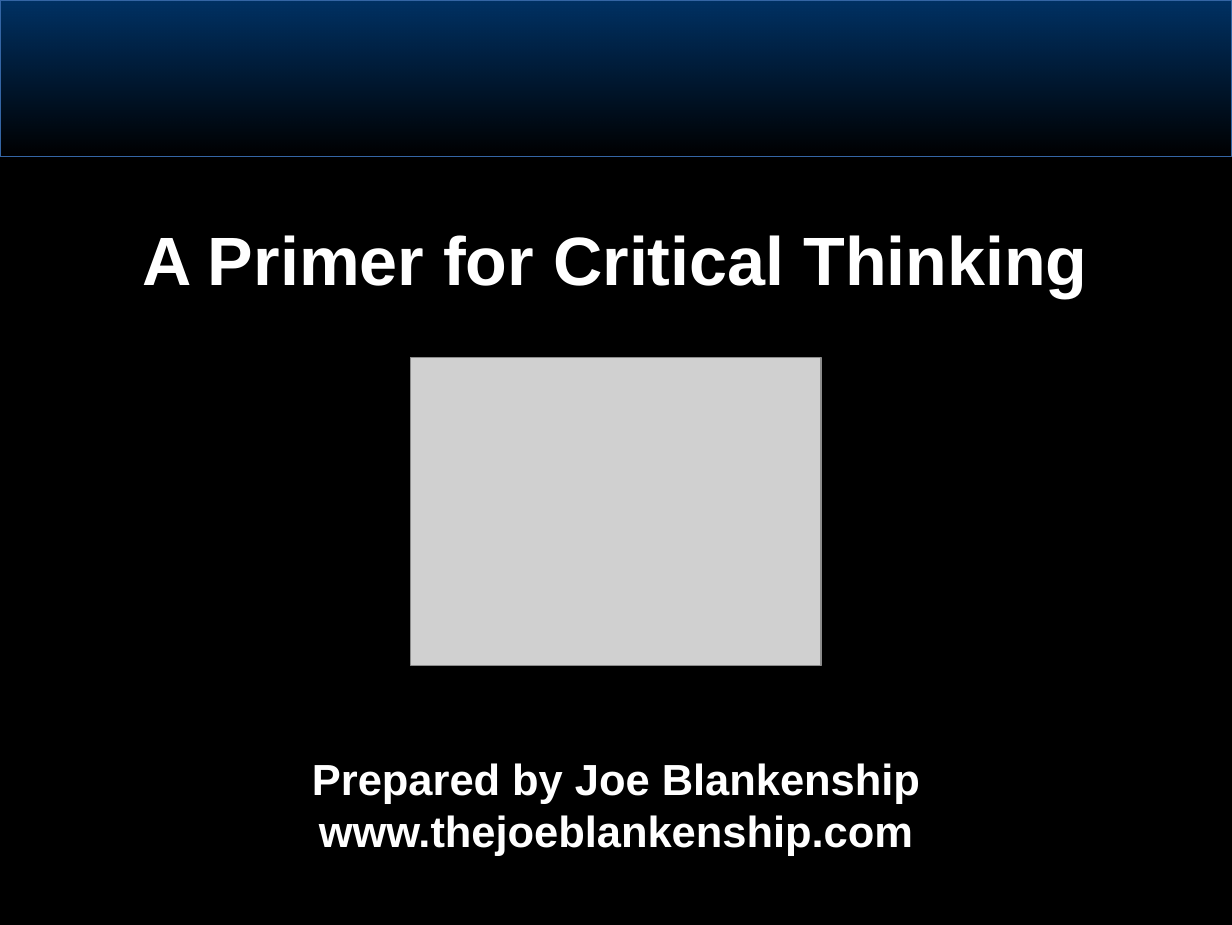
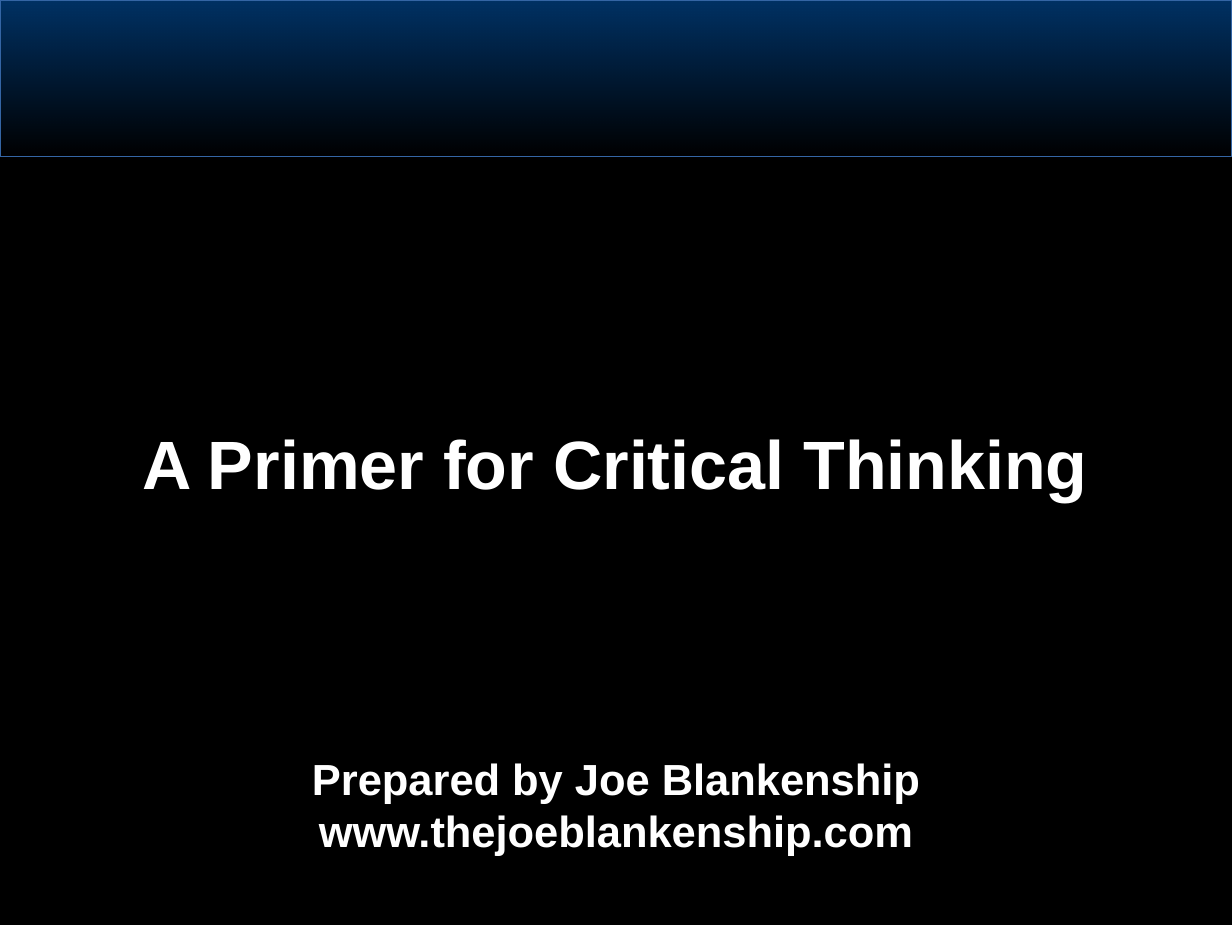
Before and after one commit to joeblankenship1/Critical_Thinking, a slide deck: slide 1 of CriticalThinkingPrimer.odp. Drawn at 1232x925 pixels with LibreOffice and Linux fonts; fonts in the diff are those of the drawing; grey boxes stand for pictures; background and template pictures are left out. Boxes give left, top, right and bottom in pixels: in the first picture for what was removed or moved away, otherwise in the second. Text is boxed around its words. In the diff, an @@ line names an element or a change of style, - is before the commit and + after.

```diff
--- a/CriticalThinkingPrimer.odp
+++ b/CriticalThinkingPrimer.odp
@@ picture removed at (410, 358, 821, 665) @@
@@ title "A Primer for Critical Thinking": place and size @@
-title "A Primer for Critical Thinking" at (142, 235, 1087, 298)
+title "A Primer for Critical Thinking" at (142, 439, 1087, 502)
```
Also in this commit, not shown: 2 other slides changed, 1 other file.
